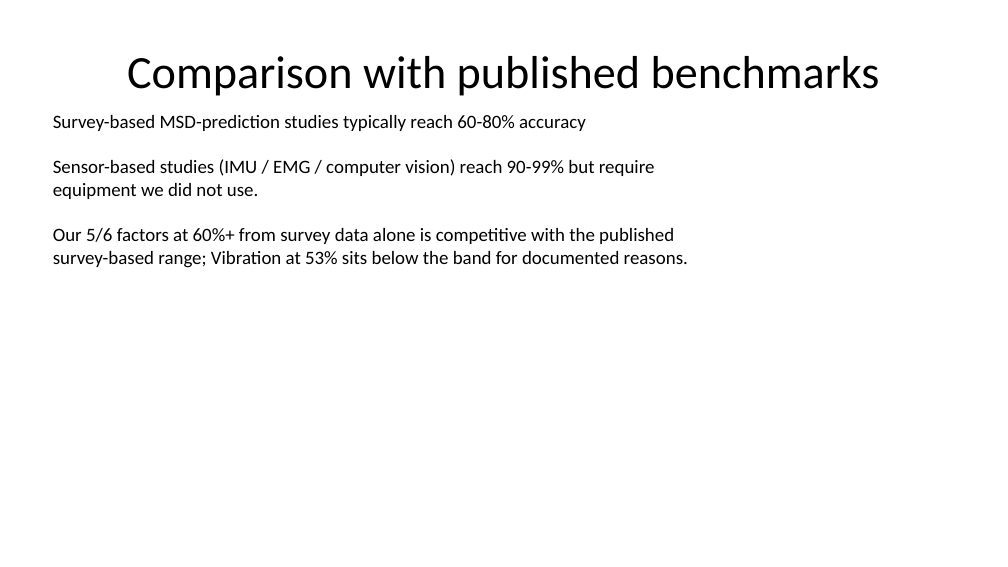
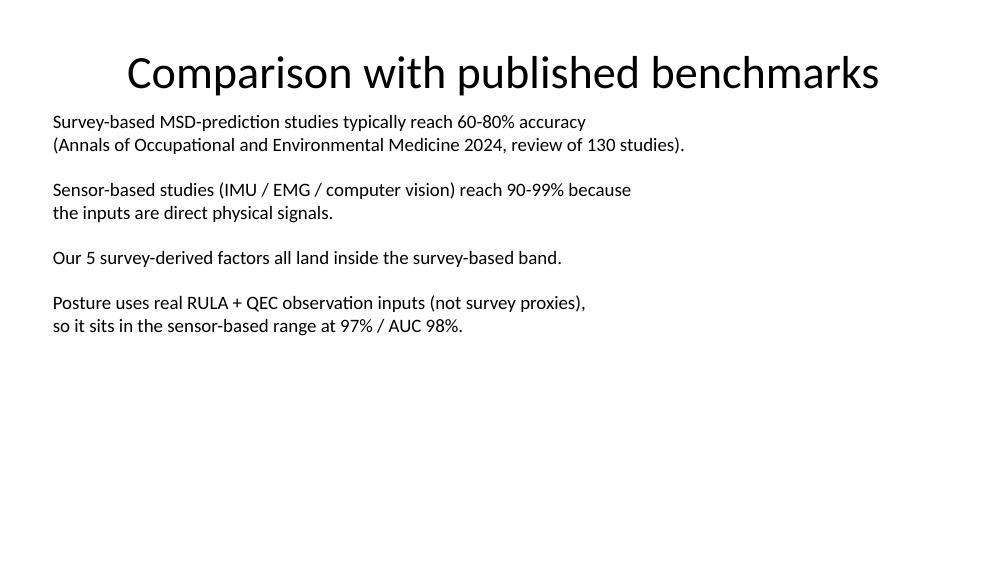
Before and after one commit to AilaVishnu/ergonomic-risk-factor-prediction, a slide deck: slide 50 of deck/Ergonomic_Risk_Factor_Prediction_Project_Plan_WITH_RESULTS.pptx. Drawn at 1008x567 pixels with LibreOffice and Linux fonts; fonts in the diff are those of the drawing. Boxes give left, top, right and bottom in pixels: in the first picture for what was removed or moved away, otherwise in the second. Text is boxed around its words. In the diff, an @@ line names an element or a change of style, - is before the commit and + after.

```diff
--- a/deck/Ergonomic_Risk_Factor_Prediction_Project_Plan_WITH_RESULTS.pptx
+++ b/deck/Ergonomic_Risk_Factor_Prediction_Project_Plan_WITH_RESULTS.pptx
@@ text at (53, 137, 685, 336): text changed @@
-Sensor-based studies (IMU / EMG / computer vision) reach 90-99% but require
-equipment we did not use.
-Our 5/6 factors at 60%+ from survey data alone is competitive with the published
-survey-based range; Vibration at 53% sits below the band for documented reasons.
+(Annals of Occupational and Environmental Medicine 2024, review of 130 studies).
+Sensor-based studies (IMU / EMG / computer vision) reach 90-99% because
+the inputs are direct physical signals.
+Our 5 survey-derived factors all land inside the survey-based band.
+Posture uses real RULA + QEC observation inputs (not survey proxies),
+so it sits in the sensor-based range at 97% / AUC 98%.
```
Also in this commit, not shown: 2 other slides changed.
